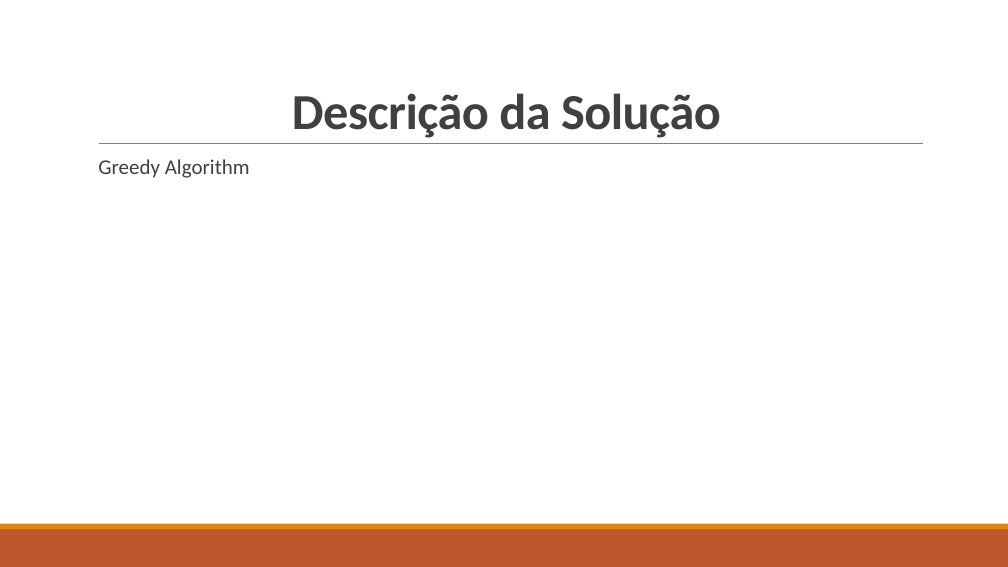
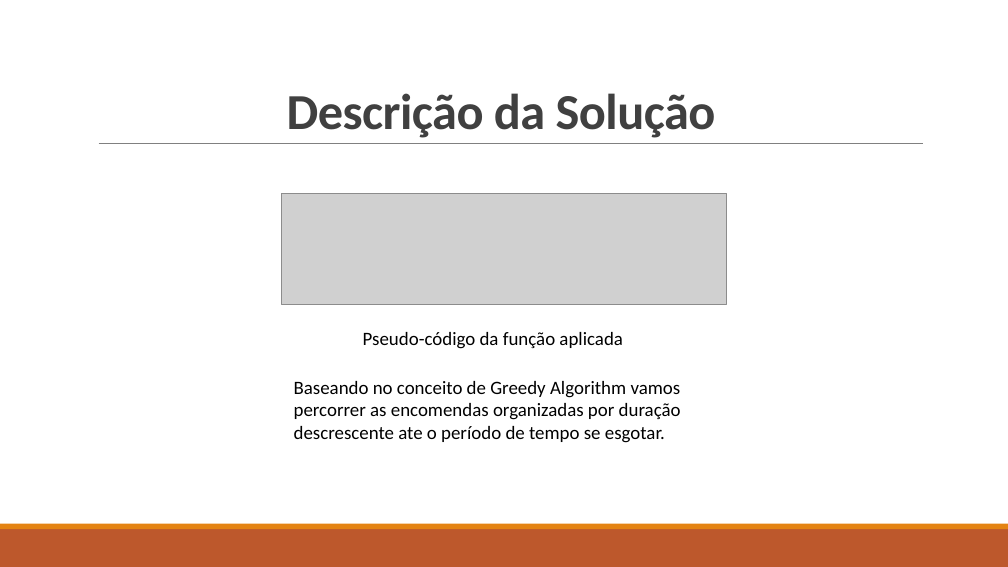
Before and after one commit to Miggs7/DA-Proj-22, a slide deck: slide 6 of Presentation/Logística Urbana para Entrega de Mercadorias.pptx (slide 7 before the commit). Drawn at 1008x567 pixels with LibreOffice and Linux fonts; fonts in the diff are those of the drawing; grey boxes stand for pictures. Boxes give left, top, right and bottom in pixels: in the first picture for what was removed or moved away, otherwise in the second. Text is boxed around its words. In the diff, an @@ line names an element or a change of style, - is before the commit and + after.

```diff
--- a/Presentation/Logística Urbana para Entrega de Mercadorias.pptx
+++ b/Presentation/Logística Urbana para Entrega de Mercadorias.pptx
@@ title "Descrição da Solução": place and size @@
-title "Descrição da Solução" at <box>292,93,721,138</box>
+title "Descrição da Solução" at <box>287,93,716,138</box>
@@ text removed at <box>98,159,250,178</box> @@
-  Greedy Algorithm
@@ picture added at <box>281,194,727,305</box> @@
@@ text added at <box>363,332,622,349</box>, 18 pt, text #000000 @@
+Pseudo-código da função aplicada
@@ text added at <box>294,381,681,443</box>, 18 pt, text #000000 @@
+Baseando no conceito de Greedy Algorithm vamos percorrer as encomendas organizadas por duração descrescente ate o período de tempo se esgotar.
```
Also in this commit, not shown: 2 slides added, 4 slides removed, 1 other file.
